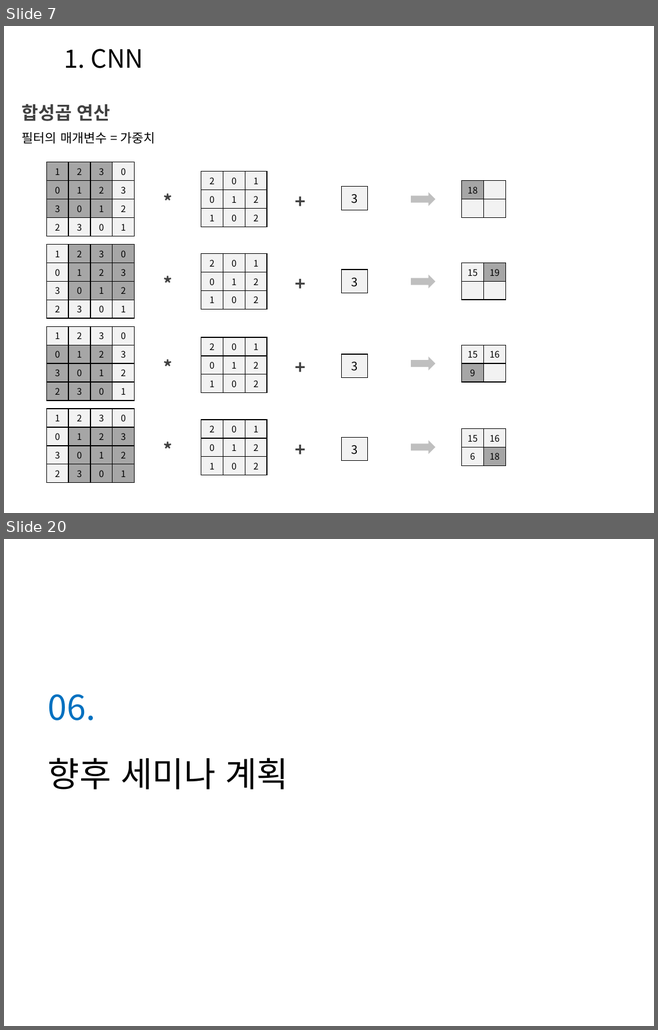
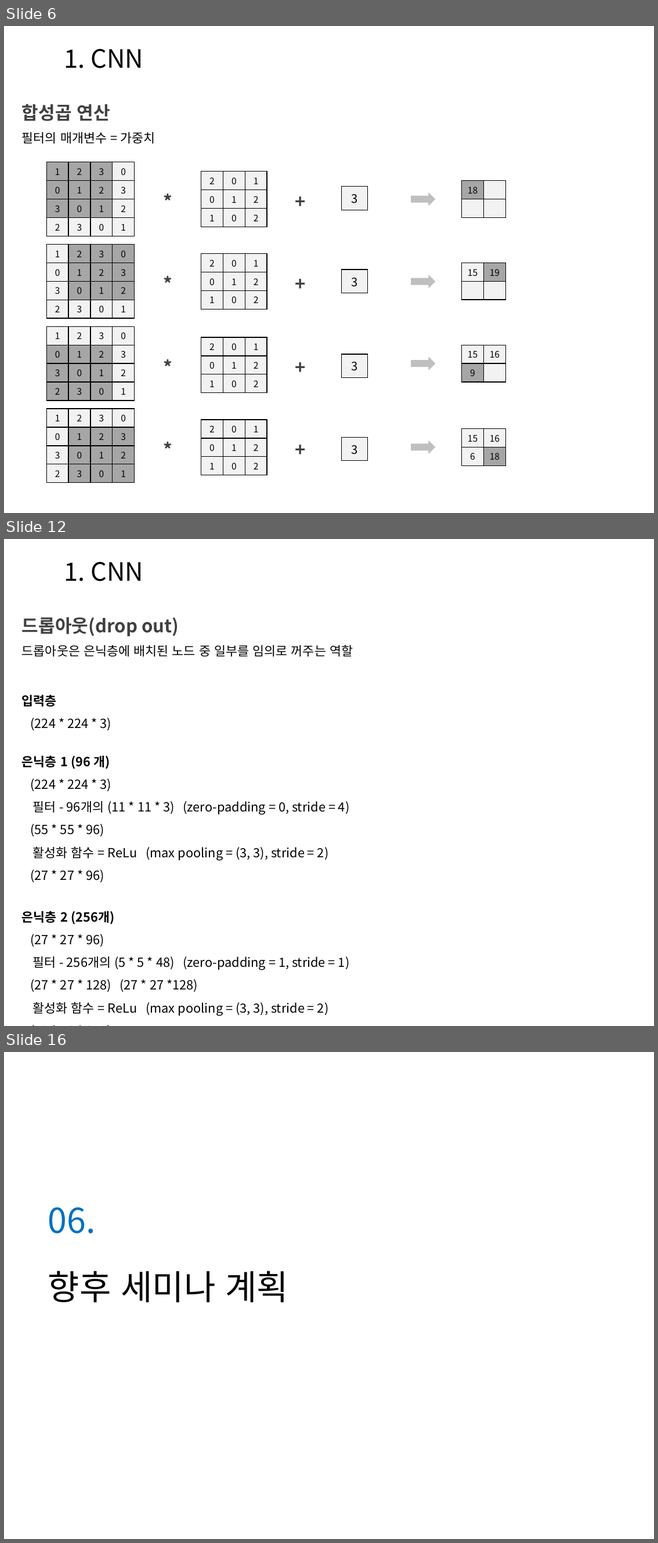
Before and after one commit to Heechul90/Deep_Learning, a slide deck: Study/정리/Deep Learning04.pptx. Shown one above the other, each under a label of ours: slides 7 and 20 before the commit, slides 6, 12 and 16 after it; the slides between them are not shown. The pictures are 658x1030 and 658x1543 pixels, drawn with LibreOffice and Linux fonts; fonts in the diff are those of the drawing; background and template pictures are left out. Boxes give left, top, right and bottom in pixels: in the first picture for what was removed or moved away, otherwise in the second. Text is boxed around its words. In the diff, an @@ line names an element or a change of style, - is before the commit and + after.

```diff
--- a/Study/정리/Deep Learning04.pptx
+++ b/Study/정리/Deep Learning04.pptx
@@ slide 12 added at (4,539,654,1026), background picture (left out) @@
@@ text added at (64,562,144,581), 28 pt, text #000000 @@
+1. CNN
@@ text added at (22,617,179,636), 20 pt, text #404040, bold @@
+드롭아웃(drop out)
@@ text added at (22,645,353,657), 14 pt, text #000000 @@
+드롭아웃은 은닉층에 배치된 노드 중 일부를 임의로 꺼주는 역할
@@ text added at (22,694,111,730), 14 pt, text #000000 @@
+입력층
+(224 * 224 * 3)
@@ text added at (22,755,349,882), 14 pt, text #000000 @@
+은닉층 1 (96 개)
+(224 * 224 * 3)
+필터 - 96개의 (11 * 11 * 3) (zero-padding = 0, stride = 4)
+(55 * 55 * 96)
+활성화 함수 = ReLu (max pooling = (3, 3), stride = 2)
+(27 * 27 * 96)
@@ text added at (22,911,349,1016), 14 pt, text #000000 @@
+은닉층 2 (256개)
+(27 * 27 * 96)
+필터 - 256개의 (5 * 5 * 48) (zero-padding = 1, stride = 1)
+(27 * 27 * 128) (27 * 27 *128)
+활성화 함수 = ReLu (max pooling = (3, 3), stride = 2)
+(13 * 13 * 256)
@@ what was slide 7 is now slide 6 @@
@@ what was slide 20 is now slide 16 @@
```
Also in this commit, not shown: 1 slide changed, 7 other slides added, 12 slides removed.
